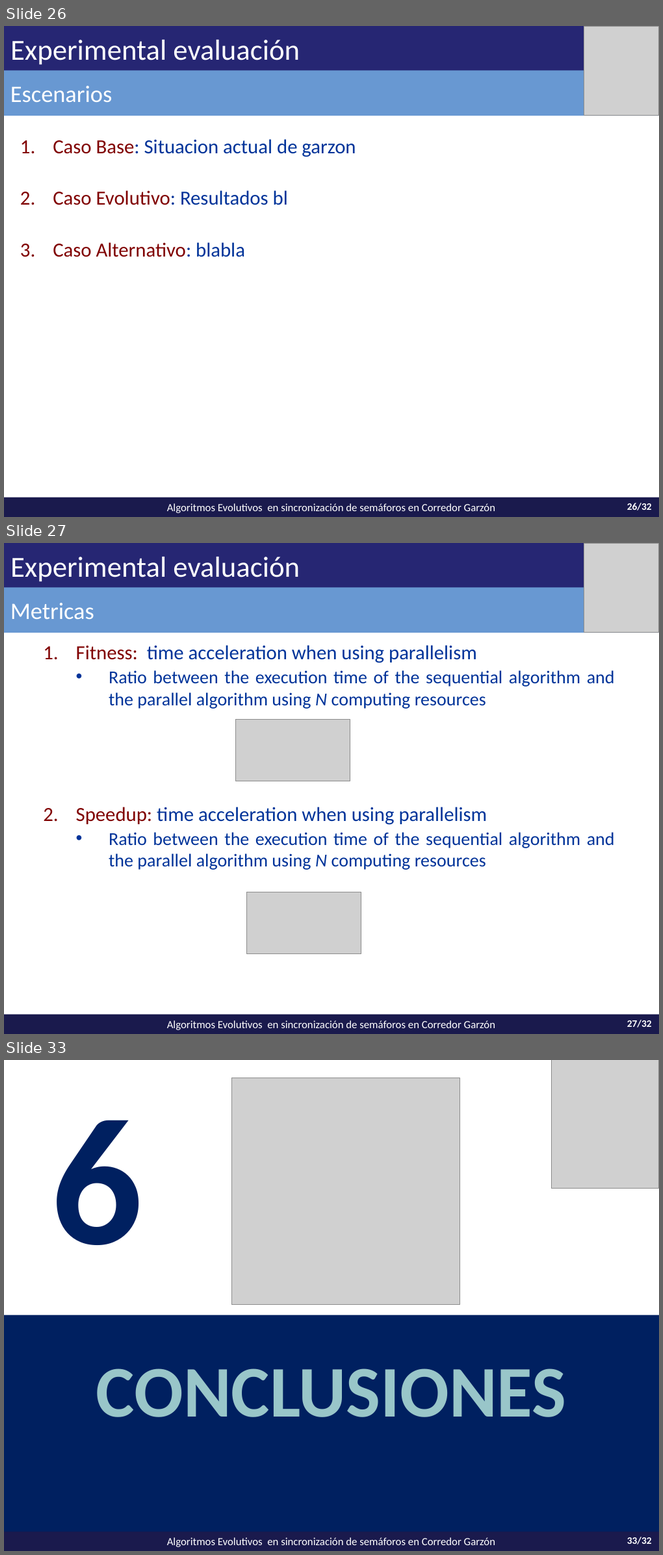
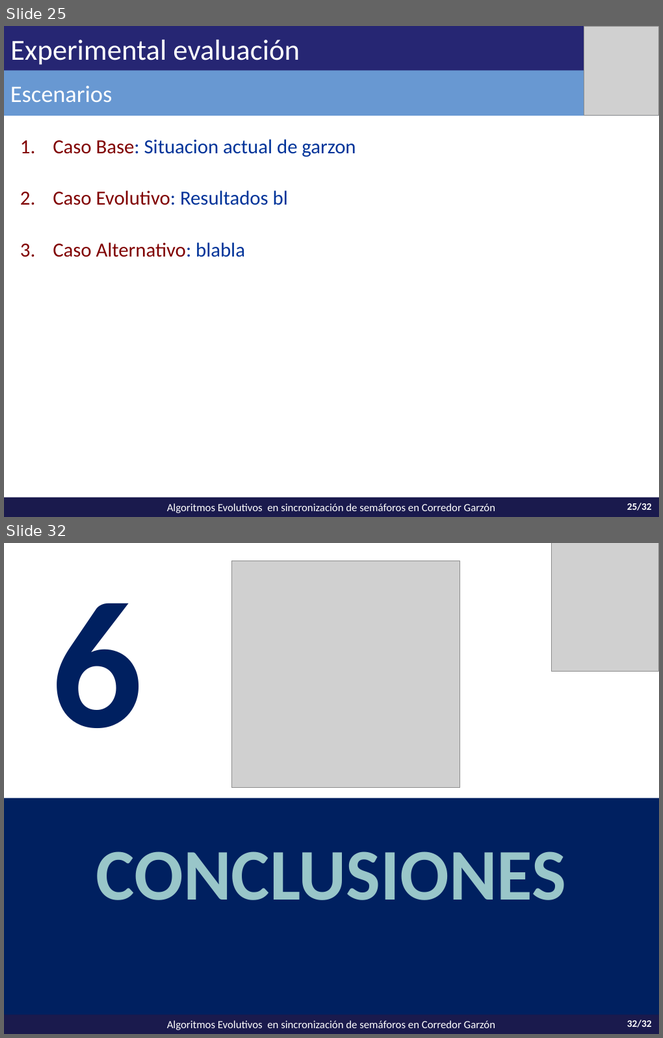
Before and after one commit to vitogit/proyecto-grado-garzon-2014, a slide deck: presentacion/Presentacion Garzon.pptx. Shown one above the other, each under a label of ours: slides 26, 27 and 33 before the commit, slides 25 and 32 after it; the slides between them are not shown. The pictures are 663x1555 and 663x1038 pixels, drawn with LibreOffice and Linux fonts; fonts in the diff are those of the drawing; grey boxes stand for pictures. Boxes give left, top, right and bottom in pixels: in the first picture for what was removed or moved away, otherwise in the second. Text is boxed around its words. In the diff, an @@ line names an element or a change of style, - is before the commit and + after.

```diff
--- a/presentacion/Presentacion Garzon.pptx
+++ b/presentacion/Presentacion Garzon.pptx
@@ slide 27 removed at [4, 543, 659, 1034], background #FFFFFF; not listed: 2 template elements that a slide beside it also shows @@
@@ title removed at [4, 543, 659, 589] @@
-Experimental evaluación
@@ picture removed at [584, 543, 659, 633] @@
@@ rectangle removed at [4, 588, 659, 633] @@
-Metricas
@@ text removed at [76, 645, 615, 870] @@
-    1. Fitness: time acceleration when using parallelism
-      • Ratio between the execution time of the sequential algorithm and the parallel algorithm using N computing resources
-    2. Speedup: time acceleration when using parallelism
-      • Ratio between the execution time of the sequential algorithm and the parallel algorithm using N computing resources
@@ picture removed at [236, 719, 350, 781] @@
@@ picture removed at [246, 892, 361, 954] @@
@@ what was slide 26 is now slide 25 @@
@@ page number at [627, 503, 652, 511]: text changed @@
-26/32
+25/32
@@ what was slide 33 is now slide 32 @@
@@ page number at [627, 1020, 652, 1028]: text changed @@
-33/32
+32/32
```
Also in this commit, not shown: 9 slides changed, 1 slide added, 2 other slides removed.
